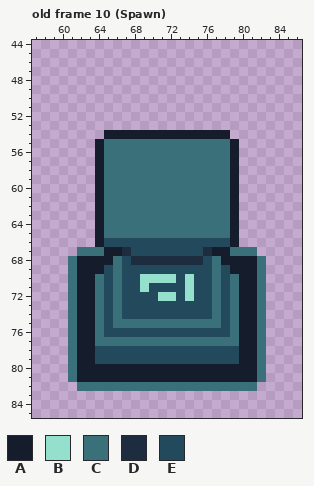
One commit to this pixel-art file: Assets/Animations/Tower.aseprite. This is how it looked before the edit.
144x144 pixels, 16 frames. Shown: old frame 10 (Spawn): x 57..86, y 44..85. The commit also changed other frames, which this record leaves out.
Visible layers, top first: "Flattened", "orb", "tower", "Layer 2", "Layer 1".
Palette (. is transparent): A #151d2c  B #95e0cc  C #39707a  D #1d2d3f  E #23495d
Pixels before, old frame 10 (Spawn), first column x 61:
54 ....AAAAAAAAAAAAAA....
55 ...ACCCCCCCCCCCCCCA...
56 ...ACCCCCCCCCCCCCCA...
57 ...ACCCCCCCCCCCCCCA...
58 ...ACCCCCCCCCCCCCCA...
59 ...ACCCCCCCCCCCCCCA...
60 ...ACCCCCCCCCCCCCCA...
61 ...ACCCCCCCCCCCCCCA...
62 ...ACCCCCCCCCCCCCCA...
63 ...ACCCCCCCCCCCCCCA...
64 ...ACCCCCCCCCCCCCCA...
65 ...ACCCCCCCCCCCCCCA...
66 ...AEEEEEEEEEEEEEEA...
67 .CCCAADEEEEEEEEDAACCC.
68 CAAAACEDDDDDDDDECAAAAC
69 CAAAECEEEEEEEEEECEAAAC
70 CAACECEEBBBBEBEECECAAC
71 CAACECEEBEEEEBEECECAAC
72 CAACECEEEEBBEBEECECAAC
73 CAACECEEEEEEEEEECECAAC
74 CAACECEEEEEEEEEECECAAC
75 CAACECCCCCCCCCCCCECAAC
76 CAACEEEEEEEEEEEEEECAAC
77 CAACCCCCCCCCCCCCCCCAAC
78 CAAEEEEEEEEEEEEEEEEAAC
79 CAAEEEEEEEEEEEEEEEEAAC
80 CAAAAAAAAAAAAAAAAAAAAC
81 CAAAAAAAAAAAAAAAAAAAAC
82 .CCCCCCCCCCCCCCCCCCCC.
After:
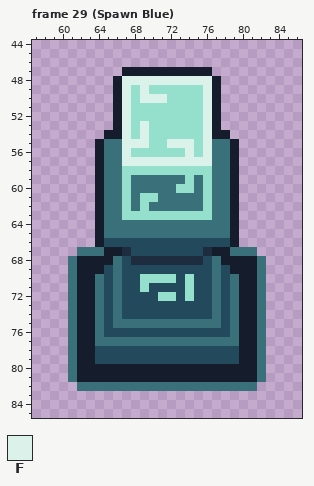
Colours new in this view: F #daf2e9
A new or re-ordered frame is compared with the old frame closest to it.
Difference:
frames 16 -> 33
Frame 29 (Spawn Blue) is new; against old frame 10 (Spawn), layer "Flattened":
There is now colour A in row 47 at x 67 to 76; in rows 48 to 53 at x 66 and 77.
There is now colour B in row 49 at x 68 and 70 to 75; in row 50 at x 68 and 72 to 75; in rows 51 to 52 at x 68 to 75; in row 53 at x 68 and 70 to 75.
The edit turns colour A into colour B in row 54 at x 68 and 70 to 75.
The edit turns colour C into colour B in row 55 at x 70 to 71 and 75; in row 56 at x 68 to 73 and 75; in row 58 at x 67 to 76; in row 59 at x 67, 74 and 76; in row 60 at x 67, 73 to 74 and 76; in row 61 at x 67, 69 to 70 and 76.
The edit turns colour C into colour B in row 62 at x 67, 69 and 76; in row 63 at x 67 to 76.
There is now colour F in row 48 at x 67 to 76; in row 49 at x 67, 69 and 76; in row 50 at x 67, 69 to 71 and 76; in rows 51 to 52 at x 67 and 76; in row 53 at x 67, 69 and 76.
The edit turns colour A into colour F in row 54 at x 67, 69 and 76.
The edit turns colour C into colour F in row 55 at x 67 to 69, 72 to 74 and 76; in row 56 at x 67, 74 and 76; in row 57 at x 67 to 76.
